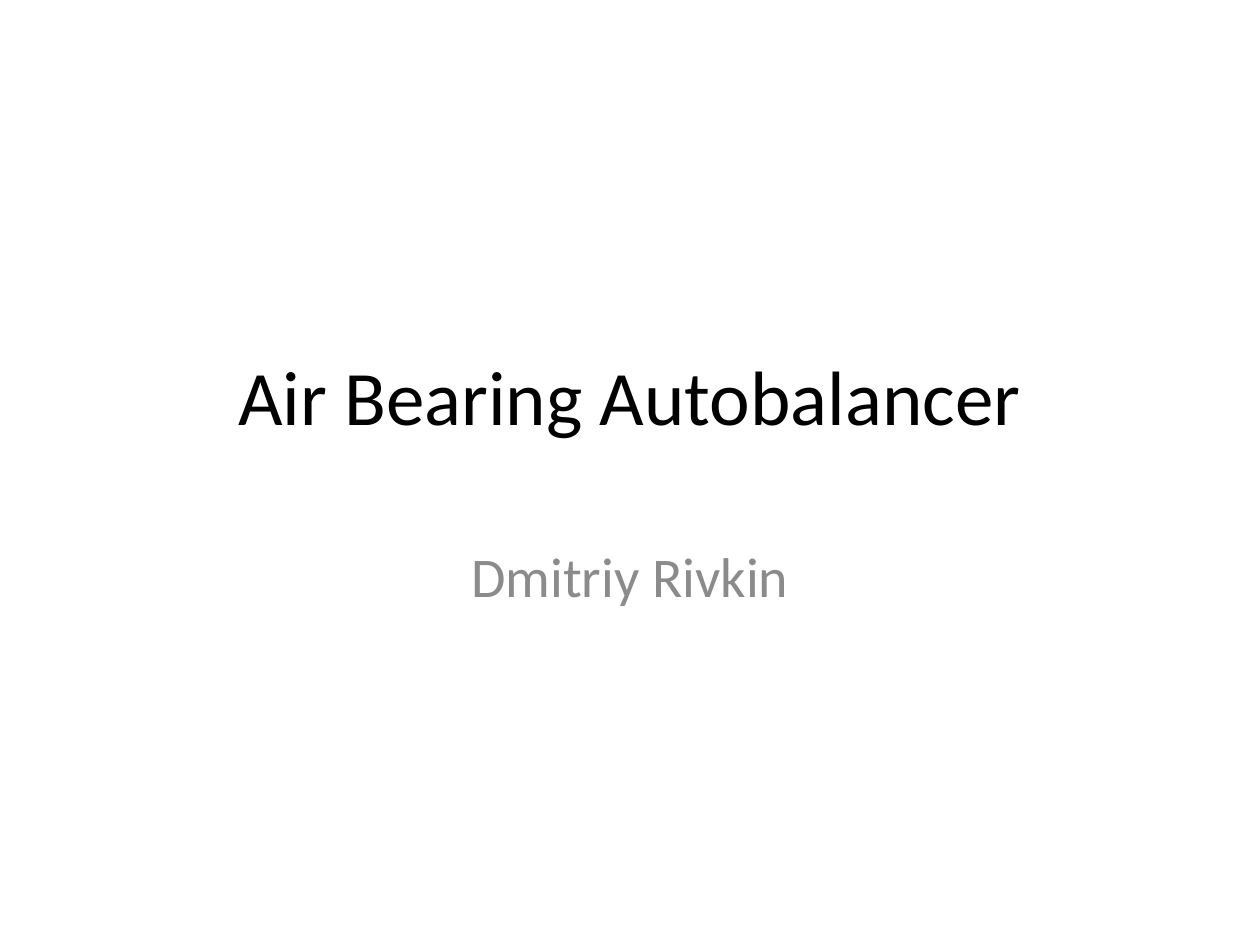
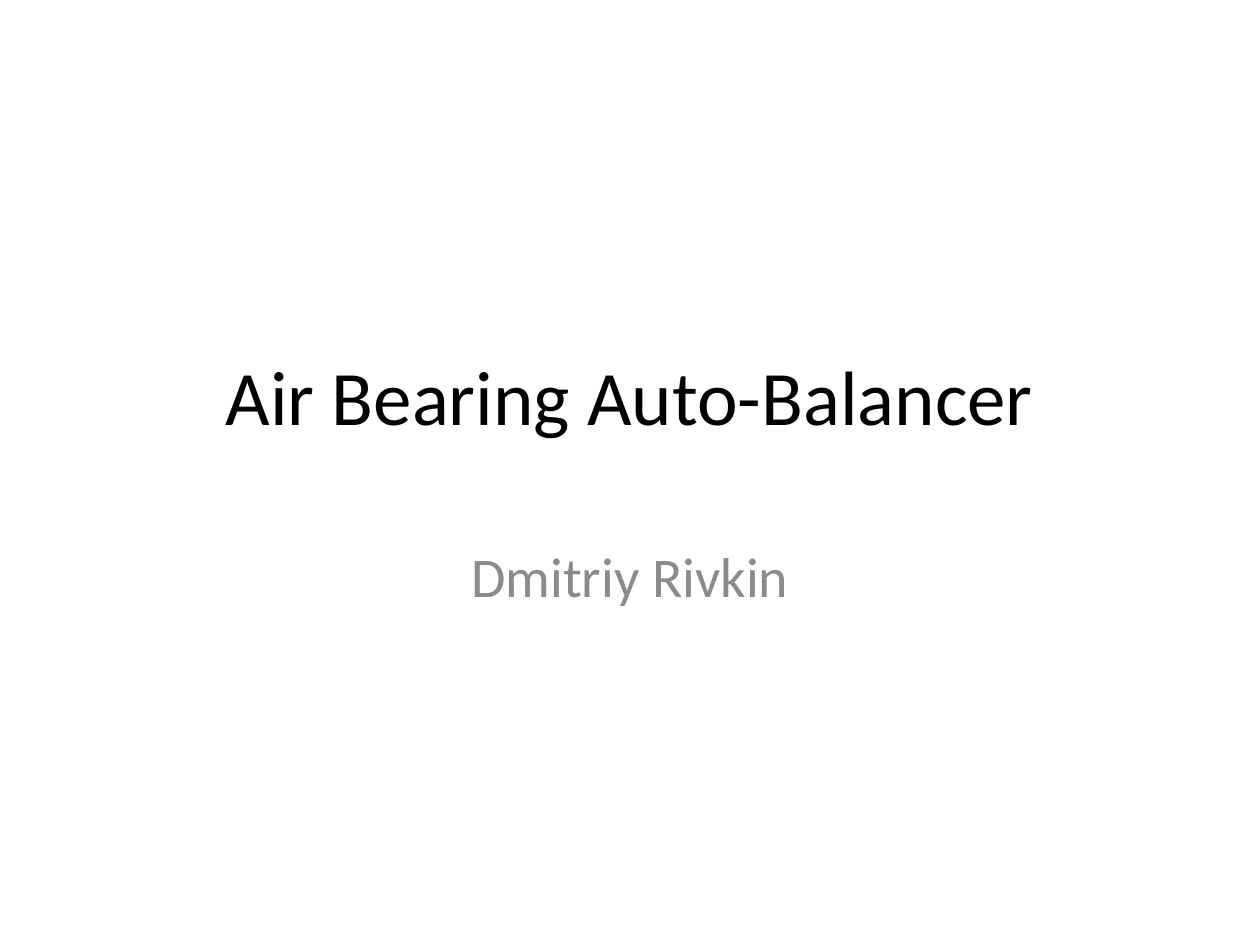
Before and after one commit to drivkin/Autobalance, a slide deck: slide 1 of presentations/balancer pres 1.pptx. Drawn at 1260x945 pixels with LibreOffice and Linux fonts; fonts in the diff are those of the drawing. Boxes give left, top, right and bottom in pixels: in the first picture for what was removed or moved away, otherwise in the second. Text is boxed around its words. In the diff, an @@ line names an element or a change of style, - is before the commit and + after.

```diff
--- a/presentations/balancer pres 1.pptx
+++ b/presentations/balancer pres 1.pptx
@@ title at box(226, 371, 1032, 439): text changed @@
-Air Bearing Autobalancer
+Air Bearing Auto-Balancer
```
Also in this commit, not shown: 3 other slides changed, 13 slides added, 1 slide removed, 12 other files.
